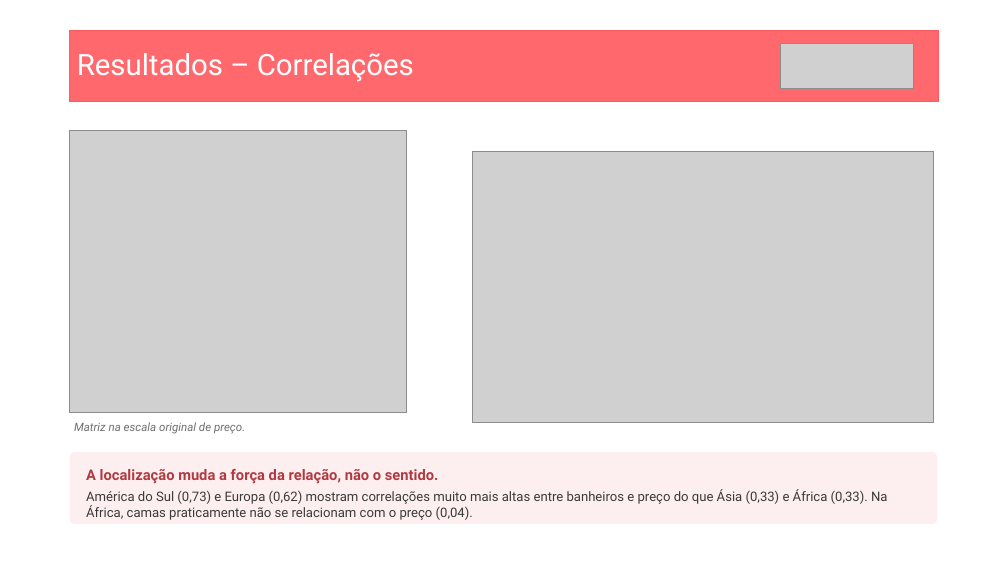
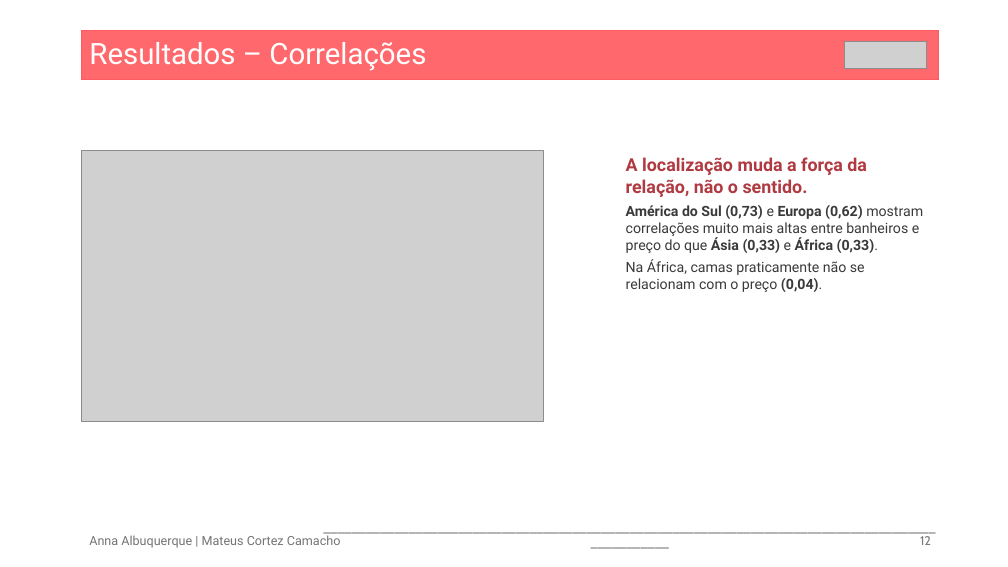
Before and after one commit to Matex0406/Projeto_1_CB, a slide deck: slide 12 of Seminario 1 - Insper Data - Analise AirBnb - Versão 2.pptx (slide 13 before the commit). Drawn at 1008x567 pixels with LibreOffice and Linux fonts; fonts in the diff are those of the drawing; grey boxes stand for pictures. Boxes give left, top, right and bottom in pixels: in the first picture for what was removed or moved away, otherwise in the second. Text is boxed around its words. In the diff, an @@ line names an element or a change of style, - is before the commit and + after.

```diff
--- a/Seminario 1 - Insper Data - Analise AirBnb - Versão 2.pptx
+++ b/Seminario 1 - Insper Data - Analise AirBnb - Versão 2.pptx
@@ rectangle "Resultados – Correlações" resized from (x1=70, y1=30, x2=939, y2=101) to (x1=82, y1=30, x2=938, y2=80) @@
@@ rectangle "Resultados – Correlações" at (x1=82, y1=30, x2=938, y2=80): title to rectangle @@
@@ picture resized from (x1=780, y1=44, x2=913, y2=88) to (x1=845, y1=42, x2=926, y2=69) @@
@@ picture removed at (x1=70, y1=130, x2=406, y2=412) @@
@@ picture moved from (x1=473, y1=151, x2=934, y2=423) to (x1=82, y1=150, x2=543, y2=422) @@
@@ text "A localização muda a força ..." moved from (x1=70, y1=452, x2=938, y2=524) to (x1=626, y1=157, x2=923, y2=292) @@
@@ text "A localização muda a força ..." at (x1=626, y1=157, x2=923, y2=292): fill #FDEFEF to none @@
@@ text at (x1=626, y1=157, x2=867, y2=197): size 14 to 17 pt in "A localização muda a força da relação, ..." @@
@@ text at (x1=626, y1=205, x2=923, y2=292): text changed; size 12.5 to 13.5 pt @@
-América do Sul (0,73) e Europa (0,62) mostram correlações muito mais altas entre banheiros e preço do que Ásia (0,33) e África (0,33). Na África, camas praticamente não se relacionam com o preço (0,04).
+América do Sul (0,73) e Europa (0,62) mostram correlações muito mais altas entre banheiros e preço do que Ásia (0,33) e África (0,33).
+Na África, camas praticamente não se relacionam com o preço (0,04).
@@ text removed at (x1=74, y1=422, x2=245, y2=434) @@
-Matriz na escala original de preço.
@@ text added at (x1=89, y1=533, x2=341, y2=548), 12 pt, text #747474 @@
+Anna Albuquerque | Mateus Cortez Camacho
@@ text added at (x1=312, y1=516, x2=948, y2=554), 12 pt, text #797979 @@
+_________________________________________________________________________________________________
@@ page number added at (x1=920, y1=536, x2=931, y2=545), 12 pt, text #797979 @@
+12
```
Also in this commit, not shown: 10 other slides changed, 2 slides added, 4 slides removed, 2 other files.
